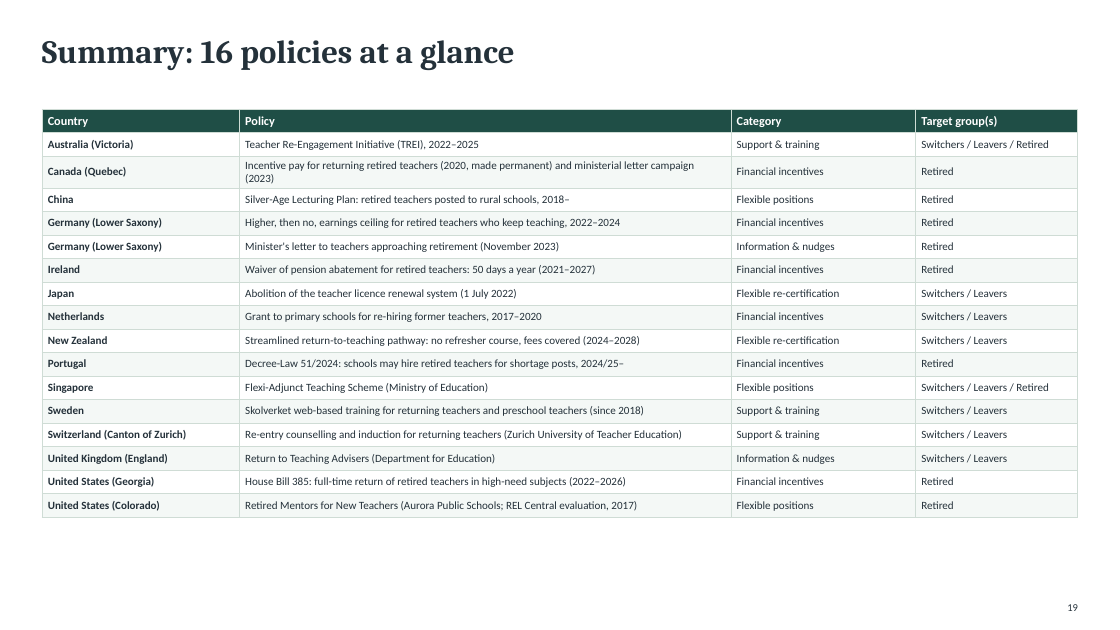
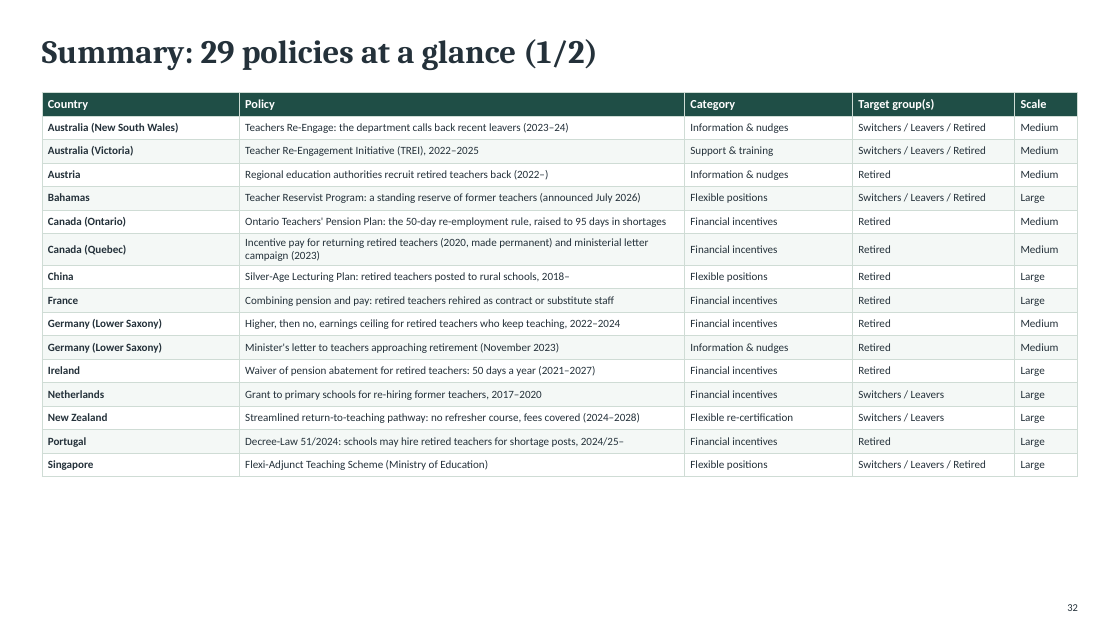
Before and after one commit to jedr1-ship-it/Alternative-Pathways----Quant, a slide deck: slide 32 of policies/Re-attracting_Former_Teachers.pptx (slide 19 before the commit). Drawn at 1120x630 pixels with LibreOffice and Linux fonts; fonts in the diff are those of the drawing. Boxes give left, top, right and bottom in pixels: in the first picture for what was removed or moved away, otherwise in the second. Text is boxed around its words. In the diff, an @@ line names an element or a change of style, - is before the commit and + after.

```diff
--- a/policies/Re-attracting_Former_Teachers.pptx
+++ b/policies/Re-attracting_Former_Teachers.pptx
@@ text at (x1=42, y1=39, x2=598, y2=70): text changed @@
-Summary: 16 policies at a glance
+Summary: 29 policies at a glance (1/2)
@@ table at (x1=42, y1=92, x2=1078, y2=474) @@
-Country | Policy | Category | Target group(s)
-Australia (Victoria) | Teacher Re-Engagement Initiative (TREI), 2022–2025 | Support & training | Switchers / Leavers / Retired
-Canada (Quebec) | Incentive pay for returning retired teachers (2020, made permanent) and ministerial letter campaign (2023) | Financial incentives | Retired
-China | Silver-Age Lecturing Plan: retired teachers posted to rural schools, 2018– | Flexible positions | Retired
-Germany (Lower Saxony) | Higher, then no, earnings ceiling for retired teachers who keep teaching, 2022–2024 | Financial incentives | Retired
-Germany (Lower Saxony) | Minister's letter to teachers approaching retirement (November 2023) | Information & nudges | Retired
-Ireland | Waiver of pension abatement for retired teachers: 50 days a year (2021–2027) | Financial incentives | Retired
-Japan | Abolition of the teacher licence renewal system (1 July 2022) | Flexible re-certification | Switchers / Leavers
-Netherlands | Grant to primary schools for re-hiring former teachers, 2017–2020 | Financial incentives | Switchers / Leavers
-New Zealand | Streamlined return-to-teaching pathway: no refresher course, fees covered (2024–2028) | Flexible re-certification | Switchers / Leavers
-Portugal | Decree-Law 51/2024: schools may hire retired teachers for shortage posts, 2024/25– | Financial incentives | Retired
-Singapore | Flexi-Adjunct Teaching Scheme (Ministry of Education) | Flexible positions | Switchers / Leavers / Retired
-Sweden | Skolverket web-based training for returning teachers and preschool teachers (since 2018) | Support & training | Switchers / Leavers
-Switzerland (Canton of Zurich) | Re-entry counselling and induction for returning teachers (Zurich University of Teacher Education) | Support & training | Switchers / Leavers
-United Kingdom (England) | Return to Teaching Advisers (Department for Education) | Information & nudges | Switchers / Leavers
-United States (Georgia) | House Bill 385: full-time return of retired teachers in high-need subjects (2022–2026) | Financial incentives | Retired
-United States (Colorado) | Retired Mentors for New Teachers (Aurora Public Schools; REL Central evaluation, 2017) | Flexible positions | Retired
+Country | Policy | Category | Target group(s) | Scale
+Australia (New South Wales) | Teachers Re-Engage: the department calls back recent leavers (2023–24) | Information & nudges | Switchers / Leavers / Retired | Medium
+Australia (Victoria) | Teacher Re-Engagement Initiative (TREI), 2022–2025 | Support & training | Switchers / Leavers / Retired | Medium
+Austria | Regional education authorities recruit retired teachers back (2022–) | Information & nudges | Retired | Medium
+Bahamas | Teacher Reservist Program: a standing reserve of former teachers (announced July 2026) | Flexible positions | Switchers / Leavers / Retired | Large
+Canada (Ontario) | Ontario Teachers' Pension Plan: the 50-day re-employment rule, raised to 95 days in shortages | Financial incentives | Retired | Medium
+Canada (Quebec) | Incentive pay for returning retired teachers (2020, made permanent) and ministerial letter campaign (2023) | Financial incentives | Retired | Medium
+China | Silver-Age Lecturing Plan: retired teachers posted to rural schools, 2018– | Flexible positions | Retired | Large
+France | Combining pension and pay: retired teachers rehired as contract or substitute staff | Financial incentives | Retired | Large
+Germany (Lower Saxony) | Higher, then no, earnings ceiling for retired teachers who keep teaching, 2022–2024 | Financial incentives | Retired | Medium
+Germany (Lower Saxony) | Minister's letter to teachers approaching retirement (November 2023) | Information & nudges | Retired | Medium
+Ireland | Waiver of pension abatement for retired teachers: 50 days a year (2021–2027) | Financial incentives | Retired | Large
+Netherlands | Grant to primary schools for re-hiring former teachers, 2017–2020 | Financial incentives | Switchers / Leavers | Large
+New Zealand | Streamlined return-to-teaching pathway: no refresher course, fees covered (2024–2028) | Flexible re-certification | Switchers / Leavers | Large
+Portugal | Decree-Law 51/2024: schools may hire retired teachers for shortage posts, 2024/25– | Financial incentives | Retired | Large
+Singapore | Flexi-Adjunct Teaching Scheme (Ministry of Education) | Flexible positions | Switchers / Leavers / Retired | Large
@@ table resized from (x1=42, y1=109, x2=1078, y2=515) to (x1=42, y1=92, x2=1078, y2=474) @@
@@ text at (x1=1067, y1=604, x2=1078, y2=611): text changed @@
-19
+32
```
Also in this commit, not shown: 17 other slides changed, 15 slides added, 1 slide removed, 5 other files.
